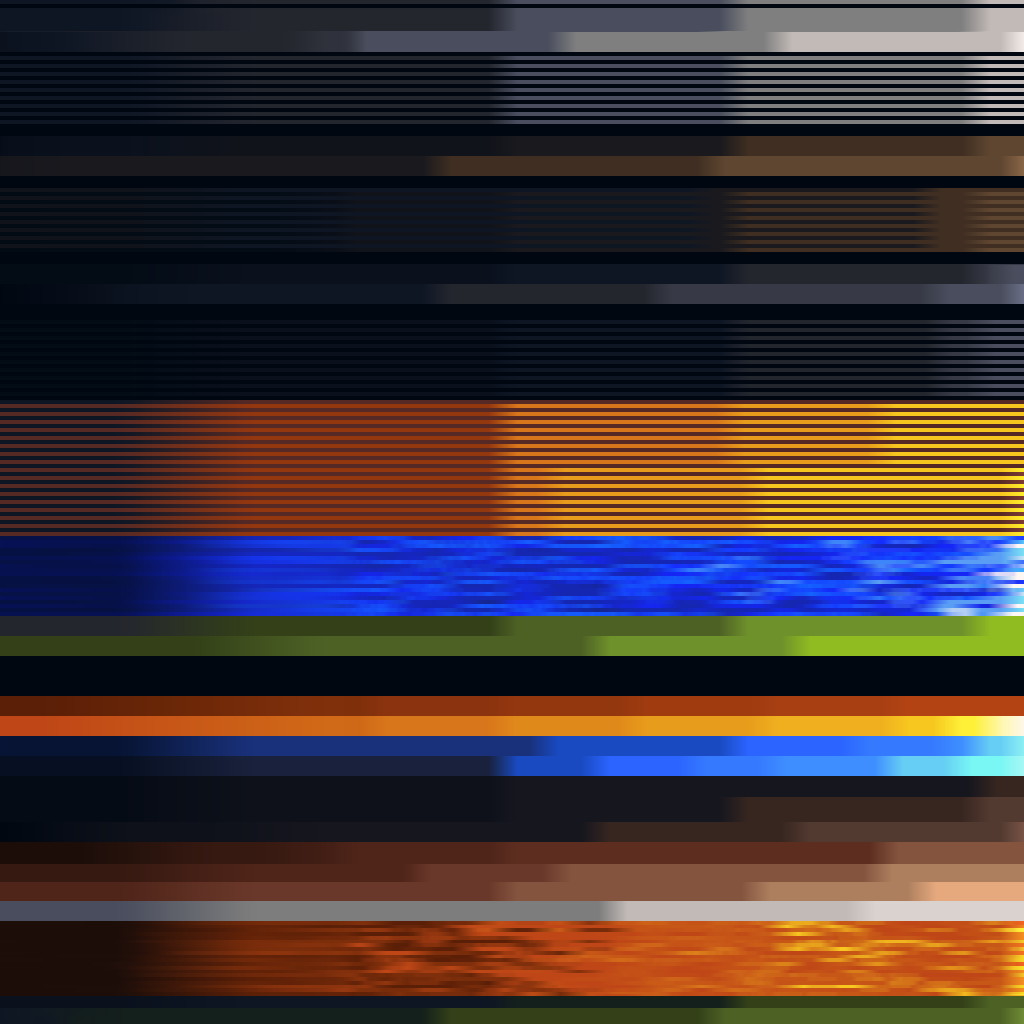
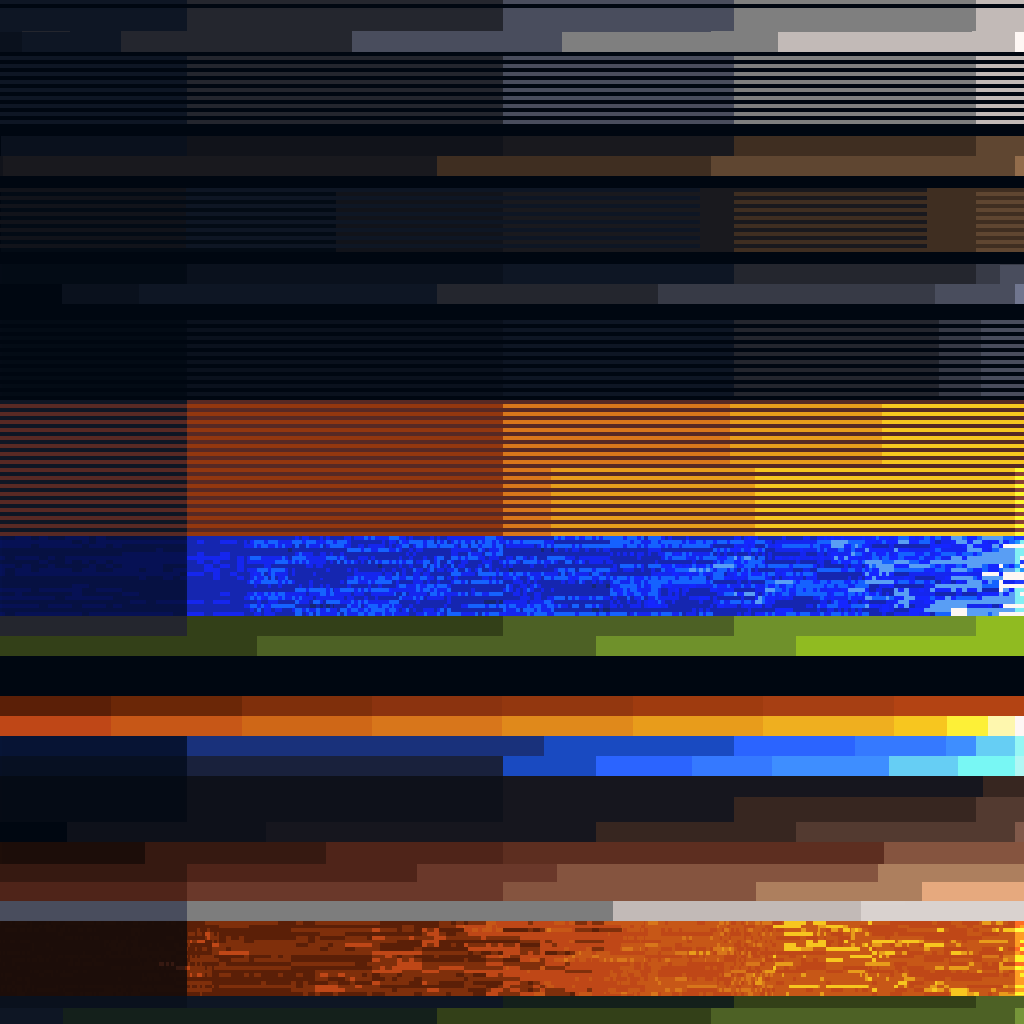
Revision of a layered w=1024, h=1024 image; what changed, layer by layer:
hid "Layer 57" over [0, 0, 1024, 1024]
